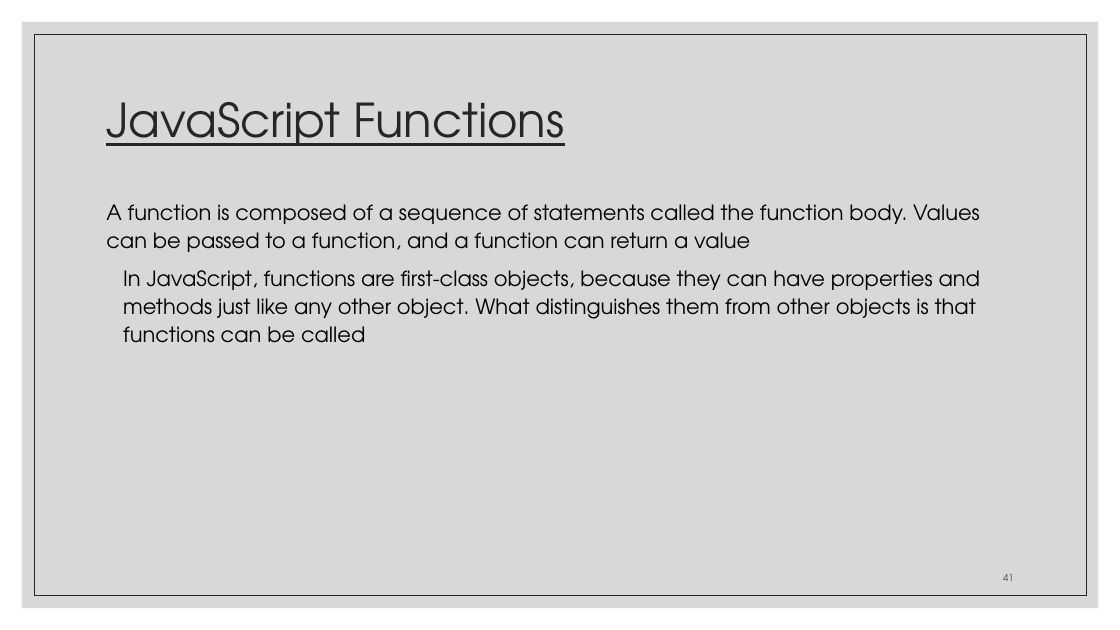
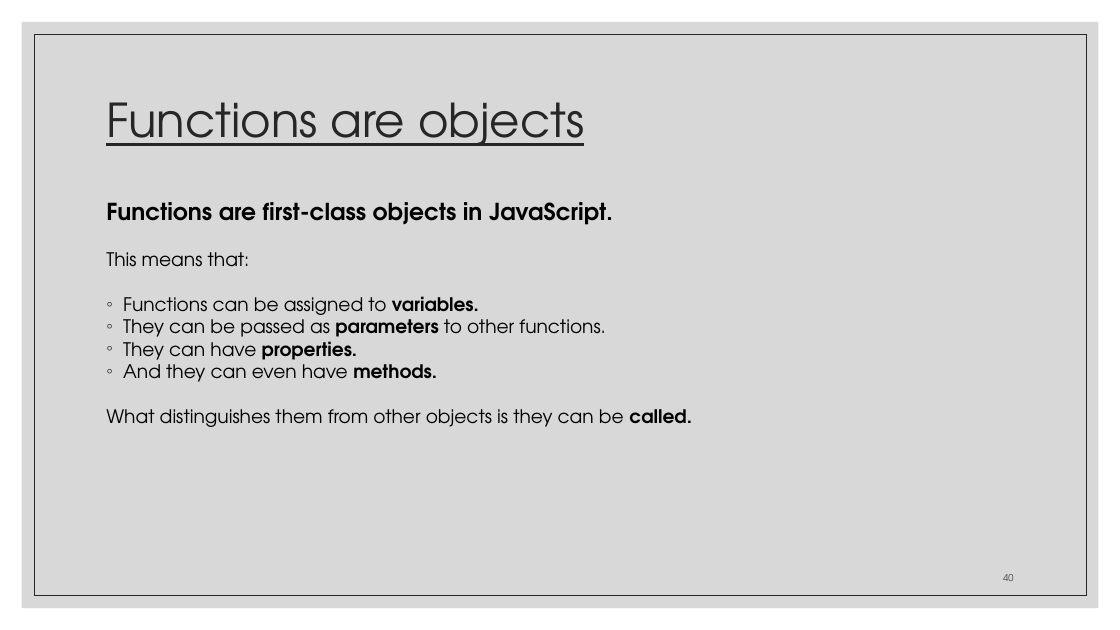
Before and after one commit to zackstotts/base-node-curriculum, a slide deck: slide 40 of unit_00/html_review/04 JavaScript.pptx (slide 41 before the commit). Drawn at 1120x630 pixels with LibreOffice and Linux fonts; fonts in the diff are those of the drawing. Boxes give left, top, right and bottom in pixels: in the first picture for what was removed or moved away, otherwise in the second. Text is boxed around its words. In the diff, an @@ line names an element or a change of style, - is before the commit and + after.

```diff
--- a/unit_00/html_review/04 JavaScript.pptx
+++ b/unit_00/html_review/04 JavaScript.pptx
@@ title at [106,102,584,146]: text changed @@
-JavaScript Functions
+Functions are objects
@@ text at [106,202,692,427]: text changed; size 18 to 16 pt @@
-A function is composed of a sequence of statements called the function body. Values can be passed to a function, and a function can return a value
-In JavaScript, functions are first-class objects, because they can have properties and methods just like any other object. What distinguishes them from other objects is that functions can be called
+Functions are first-class objects in JavaScript.
+This means that:
+◦ Functions can be assigned to variables.
+◦ They can be passed as parameters to other functions.
+◦ They can have properties.
+◦ And they can even have methods.
+What distinguishes them from other objects is they can be called.
@@ page number at [1003,574,1013,581]: text changed @@
-41
+40
```
Also in this commit, not shown: 12 other slides changed, 25 slides added, 28 slides removed.
